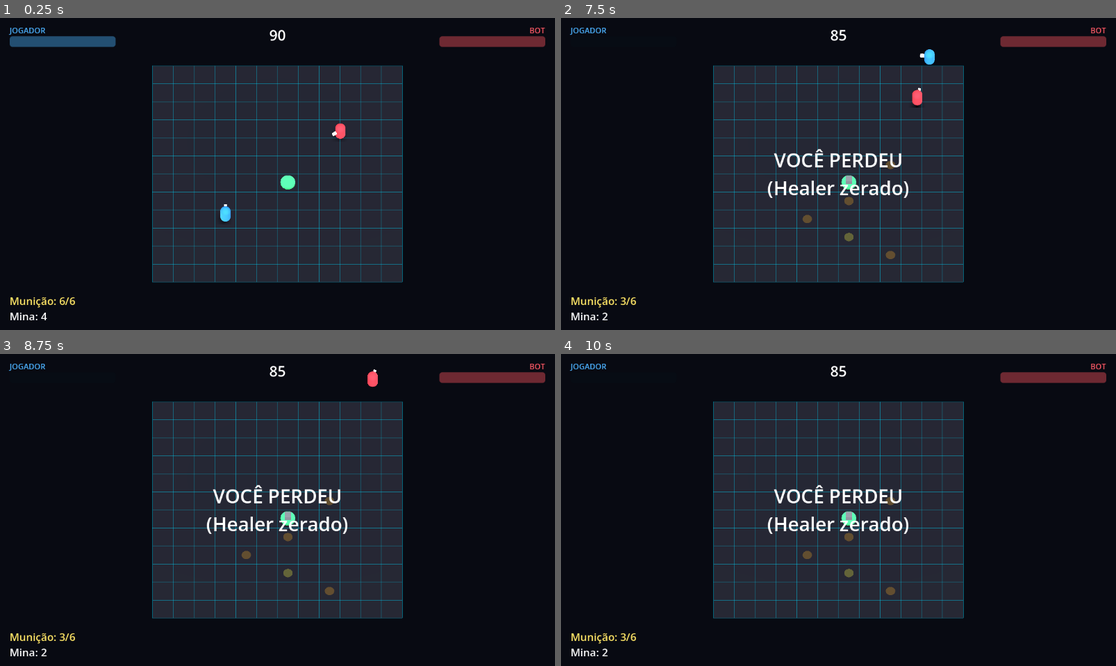
Above: before the commit, frames 1-4 (two rows, left to right).
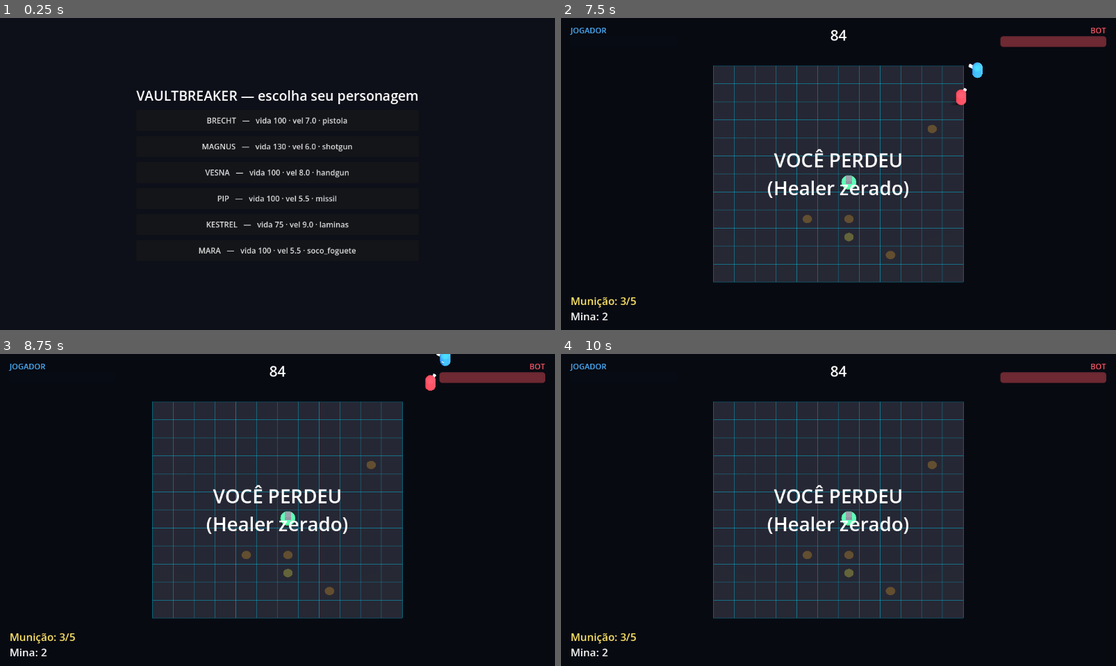
Above: after the commit, the same moments.

Repository: Philipe91/GamePh
Game: Godot game, scene res://scenes/ui/selecao.tscn
Two runs of this game, one before a commit and one after it. Both use one fixed random seed, a clock stepped at 60 frames per second and the inputs below. Before the commit the project starts from res://scenes/arena/arena.tscn.
Inputs (mouse positions are in pixels of both pictures, inside the frame that each line leads up to):
- Up to frame 1 (0.25 s): no input
- Up to frame 2 (7.5 s): click (838, 120) at 0.5 s, where only the run after the commit has a clickable "BRECHT — vida 100 · vel 7.0 ·…"; move the mouse to (960, 158) at 1.27 s; hold D 1.28-2.03 s; hold F 1.28-2.03 s; click (960, 158) at 1.42 s; tap Space at 1.52, 2.27, 3.77, 4.52, 5.27, 6.77 s; move the mouse to (727, 189) at 2.02 s; hold S 2.03-2.78 s; tap E at 2.1 s; move the mouse to (894, 105) at 2.77 s; hold D 2.78-3.53 s; hold Q 2.78-3.53 s; move the mouse to (810, 236) at 3.52 s; hold W 3.53-4.28 s; tap J at 3.6 s; click (810, 236) at 3.67 s; move the mouse to (1005, 220) at 4.27 s; hold K 4.28-5.03 s; hold A 4.28-5.78 s; move the mouse to (672, 127) at 5.02 s; tap U at 5.1 s; move the mouse to (866, 174) at 5.77 s; hold S 5.78-6.53 s; hold Tab 5.78-6.53 s; click (866, 174) at 5.92 s; move the mouse to (755, 96) at 6.52 s; hold D 6.53-7.28 s; tap C at 6.6 s; move the mouse to (960, 158) at 7.27 s; hold W from 7.28 s (still down); hold R from 7.28 s (still down)
- Up to frame 3 (8.75 s): tap Space at 7.52, 8.27 s; move the mouse to (166, 525) at 8.02 s; release W at 8.03 s; release R at 8.03 s; hold D from 8.03 s (still down); tap F at 8.1 s; click (166, 525) at 8.17 s
- Up to frame 4 (10 s): move the mouse to (894, 441) at 8.77 s; release D at 8.78 s; hold S 8.78-9.53 s; hold E 8.78-9.53 s; move the mouse to (810, 572) at 9.52 s; hold A from 9.53 s (still down); tap Q at 9.6 s; tap Space at 9.77 s

The runs differ from the first frame. In frame 1, 33% of the frame differs, in the area x 1-99%, y 3-97%; in frame 2, 0.6%; in frame 3, 0.4%; in frame 4, 0.2%.

Commit message:
C3 (Fase 5): tela de selecao de personagem - FASE 5 (ROSTER) COMPLETA
- scenes/ui/selecao.{gd,tscn}: lista os 6 (vida/vel/arma); ao escolher grava no
  GameManager (personagem_jogador/_bot) e troca pra arena; bot pega o proximo da lista
- combatente.aplicar_personagem() troca o personagem em runtime; player refaz o loadout
- arena aplica os personagens escolhidos antes de configurar a HUD
- cena principal agora e a selecao; com qualquer arg --... encaminha pra arena (mantem
  os testes/demos headless funcionando)
- teste headless: aplicar_personagem (vida/vel/loadout) + GameManager guarda escolha 76/76

Co-Authored-By: Claude Opus 4.8 (1M context) <noreply@anthropic.com>
Claude-Session: https://claude.ai/code/session_017sHpnVfEfAT8FgcHs6ZGHw

Diff:
--- a/autoloads/game_manager.gd
+++ b/autoloads/game_manager.gd
@@ -24,6 +24,10 @@
 var _estado: Estado = Estado.OCIOSO
 var _combatentes: Array = []
 var _avisou_30s: bool = false
+
+## Personagens escolhidos na tela de seleção (caminho do .tres). "" = usa o default.
+var personagem_jogador: String = ""
+var personagem_bot: String = ""
 
 
 ## Inicia (ou reinicia) a partida com a lista de combatentes (nós com Healer e id).
--- a/project.godot
+++ b/project.godot
@@ -12,7 +12,7 @@
 
 config/name="VAULTBREAKER"
 config/description="Arena fighter 2.5D top-down de armadilhas. Remake com mundo e arte originais."
-run/main_scene="res://scenes/arena/arena.tscn"
+run/main_scene="res://scenes/ui/selecao.tscn"
 config/features=PackedStringArray("4.6", "Forward Plus")
 
 [autoload]
--- a/scenes/arena/arena.gd
+++ b/scenes/arena/arena.gd
@@ -45,6 +45,11 @@
 	if "--capturar" in args:
 		_capturar_e_sair()
 		return
+	# Personagens escolhidos na tela de seleção (se houver).
+	if GameManager.personagem_jogador != "":
+		player.aplicar_personagem(load(GameManager.personagem_jogador))
+	if GameManager.personagem_bot != "":
+		bot.aplicar_personagem(load(GameManager.personagem_bot))
 	# Modo normal de jogo: liga a HUD e inicia a partida (timer + regras de vitória).
 	$HUD.configurar(player, bot)
 	_colocar_vault(Vector2i(6, 6))                  # Vault no centro (GDD 8)
@@ -502,6 +507,18 @@
 		falhas += _checar("roster %s: vida e loadout corretos" % nome, ok)
 		pc.queue_free()
 
+	# Bloco C3 (Fase 5): seleção aplica o personagem em runtime.
+	var st_kestrel: Resource = load("res://resources/personagens/kestrel.tres")
+	player.aplicar_personagem(st_kestrel)
+	falhas += _checar("aplicar_personagem troca a vida", is_equal_approx(player.vida_max, 75.0))
+	falhas += _checar("aplicar_personagem troca a velocidade", is_equal_approx(player.velocidade_base, 9.0))
+	falhas += _checar("aplicar_personagem refaz o loadout", int(player.inventario["mina"]) == 2 and int(player.inventario["cova"]) == 3)
+	GameManager.personagem_jogador = "res://resources/personagens/vesna.tres"
+	GameManager.personagem_bot = "res://resources/personagens/mara.tres"
+	falhas += _checar("GameManager guarda os personagens escolhidos", GameManager.personagem_jogador.ends_with("vesna.tres") and GameManager.personagem_bot.ends_with("mara.tres"))
+	GameManager.personagem_jogador = ""
+	GameManager.personagem_bot = ""
+
 	# Bloco 5: regras de vitória. Restaura os Healers (o bot levou as detonações do bloco 4).
 	player.healer = Combatente.HEALER_MAX
 	bot.healer = Combatente.HEALER_MAX
--- a/scenes/characters/combatente.gd
+++ b/scenes/characters/combatente.gd
@@ -94,6 +94,17 @@
 		vida_max = stats.vida_max
 		municao_max = stats.municao_max
 		velocidade_base = stats.velocidade
+
+
+## Troca o personagem em runtime (escolha da tela de seleção): reaplica os valores e
+## reseta vida/munição. Subclasses estendem (o player refaz o inventário do loadout).
+func aplicar_personagem(novo: Resource) -> void:
+	stats = novo
+	aplicar_stats()
+	healer = vida_max
+	municao = municao_max
+	healer_mudou.emit(healer, vida_max)
+	municao_mudou.emit(municao, municao_max)
 
 
 ## Decai os timers de status e da arma. Roda na base (subclasses só fazem _physics_process).
--- a/scenes/characters/player.gd
+++ b/scenes/characters/player.gd
@@ -89,6 +89,18 @@
 	if stats != null and not stats.loadout.is_empty():
 		return int(stats.loadout.get(tipo, 0))
 	return int(STATS[tipo].inventario_inicial)
+
+
+## Troca o personagem em runtime: reaplica stats (base) e refaz o inventário do loadout.
+func aplicar_personagem(novo: Resource) -> void:
+	super.aplicar_personagem(novo)
+	inventario.clear()
+	inventario_max.clear()
+	for tipo in ORDEM:
+		var ini := _qtd_inicial(tipo)
+		inventario_max[tipo] = ini
+		inventario[tipo] = ini
+		inventario_mudou.emit(tipo, ini, ini)
 
 
 var _escape_antes: bool = false      # borda do "mash" pra sair da Cova
--- /dev/null
+++ b/scenes/ui/selecao.gd
@@ -0,0 +1,72 @@
+extends Control
+## Tela de seleção de personagem (GDD 4 / Fase 5, C3).
+##
+## Mostra os 6 do roster; ao escolher, guarda no GameManager e vai pra arena. O bot
+## pega o próximo da lista. Em modo de teste/demo (qualquer arg `--…`), pula direto pra
+## arena pra não travar a suíte headless.
+
+const ROSTER: Array[String] = ["brecht", "magnus", "vesna", "pip", "kestrel", "mara"]
+const ARENA := "res://scenes/arena/arena.tscn"
+
+
+func _ready() -> void:
+	var args := OS.get_cmdline_user_args()
+	if "--demo-selecao" in args:
+		_montar_ui()
+		_capturar()       # screenshot da tela e sai
+		return
+	if not args.is_empty():
+		_ir_pra_arena()   # --teste / --demo* / --capturar: nada de UI
+		return
+	_montar_ui()
+
+
+## Captura a tela (dev) e encerra. Não trava: render + quit.
+func _capturar() -> void:
+	await get_tree().process_frame
+	await get_tree().process_frame
+	await RenderingServer.frame_post_draw
+	var img := get_viewport().get_texture().get_image()
+	img.save_png("res://_captura_arena.png")
+	get_tree().quit()
+
+
+func _montar_ui() -> void:
+	var fundo := ColorRect.new()
+	fundo.color = Color(0.05, 0.06, 0.1)
+	fundo.set_anchors_preset(Control.PRESET_FULL_RECT)
+	add_child(fundo)
+
+	# CenterContainer ocupa a tela e centraliza a coluna de botões.
+	var centro := CenterContainer.new()
+	centro.set_anchors_preset(Control.PRESET_FULL_RECT)
+	add_child(centro)
+
+	var caixa := VBoxContainer.new()
+	caixa.add_theme_constant_override("separation", 10)
+	centro.add_child(caixa)
+
+	var titulo := Label.new()
+	titulo.text = "VAULTBREAKER — escolha seu personagem"
+	titulo.add_theme_font_size_override("font_size", 28)
+	titulo.horizontal_alignment = HORIZONTAL_ALIGNMENT_CENTER
+	caixa.add_child(titulo)
+
+	for nome in ROSTER:
+		var st: Resource = load("res://resources/personagens/%s.tres" % nome)
+		var b := Button.new()
+		b.custom_minimum_size = Vector2(420, 44)
+		b.text = "%s   —   vida %d · vel %.1f · %s" % [st.nome, int(st.vida_max), st.velocidade, st.arma]
+		b.pressed.connect(_escolher.bind(nome))
+		caixa.add_child(b)
+
+
+func _escolher(nome: String) -> void:
+	GameManager.personagem_jogador = "res://resources/personagens/%s.tres" % nome
+	var i := ROSTER.find(nome)
+	GameManager.personagem_bot = "res://resources/personagens/%s.tres" % ROSTER[(i + 1) % ROSTER.size()]
+	_ir_pra_arena()
+
+
+func _ir_pra_arena() -> void:
+	get_tree().change_scene_to_file(ARENA)
--- /dev/null
+++ b/scenes/ui/selecao.tscn
@@ -0,0 +1,8 @@
+[gd_scene load_steps=2 format=3 uid="uid://bselecao0vault1"]
+
+[ext_resource type="Script" path="res://scenes/ui/selecao.gd" id="1"]
+
+[node name="selecao" type="Control"]
+anchor_right = 1.0
+anchor_bottom = 1.0
+script = ExtResource("1")
Not shown, changed: docs/PLANO_NOTURNO.md
